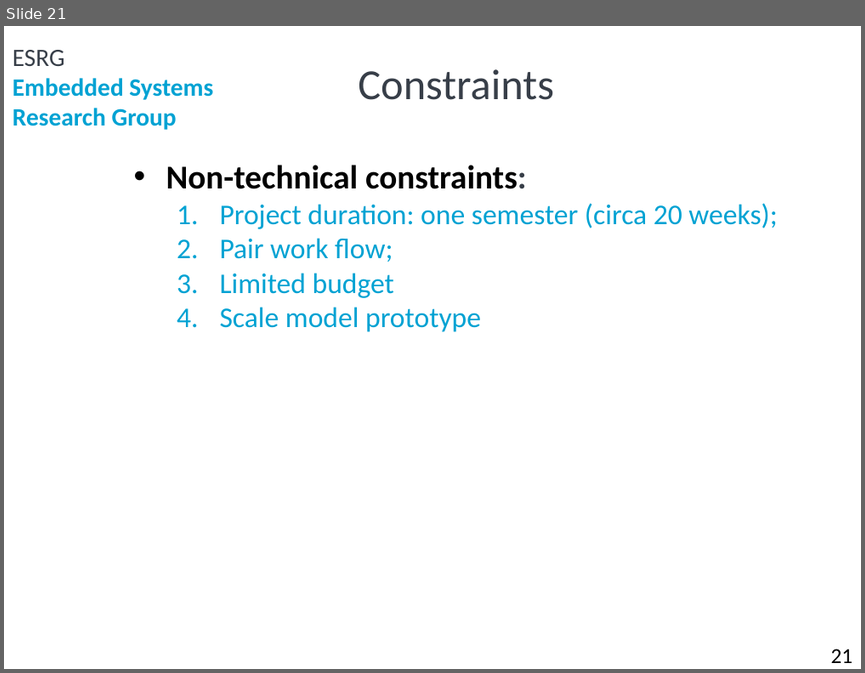
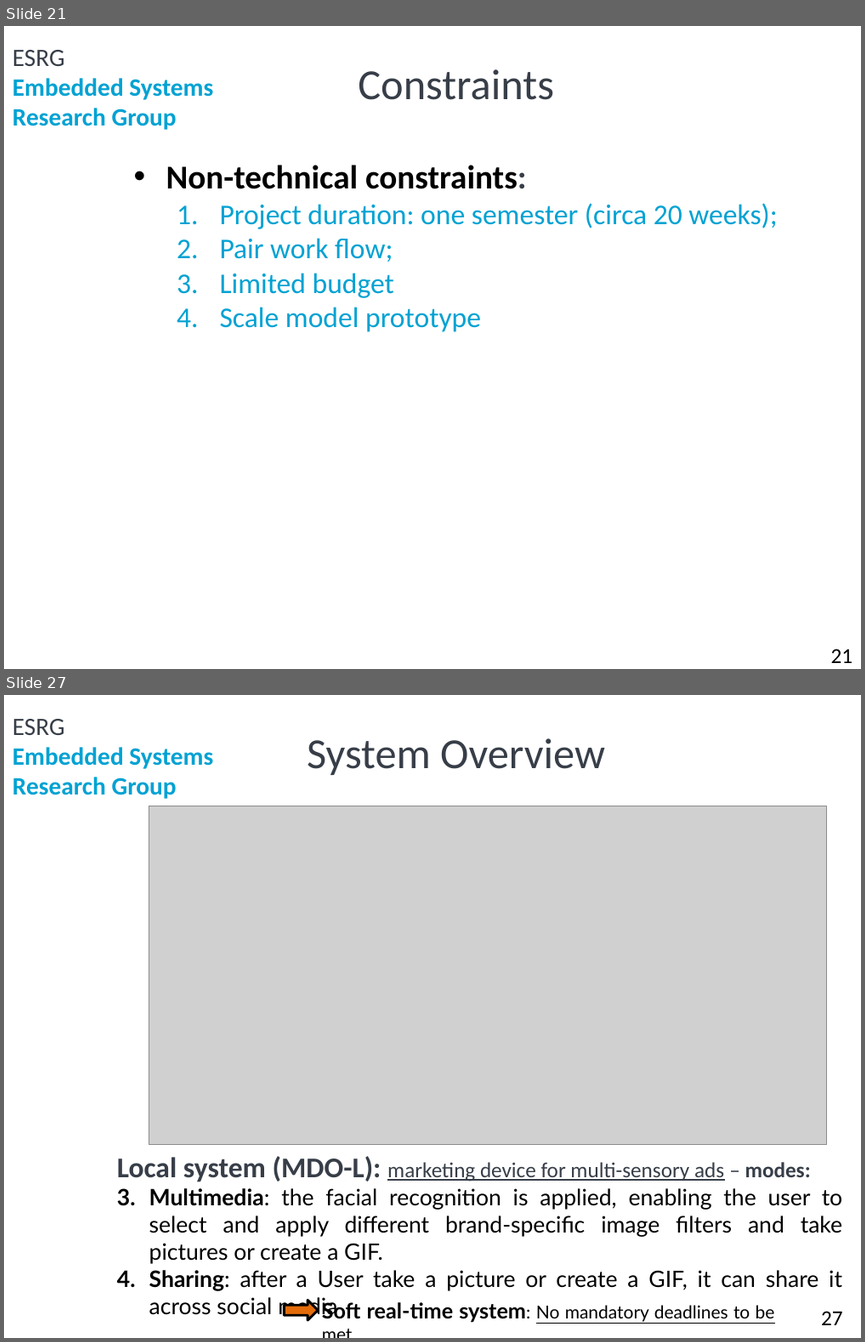
Before and after one commit to ElectroQuanta/MDO, a slide deck: Proj/presentations/Phase1_a50178_JosePires_a88258_HugoFreitas.pptx. Shown one above the other, each under a label of ours: slide 21 before the commit, slides 21 and 27 after it; the slides between them are not shown. The pictures are 865x673 and 865x1342 pixels, drawn with LibreOffice and Linux fonts; fonts in the diff are those of the drawing; grey boxes stand for pictures; background and template pictures are left out. Boxes give left, top, right and bottom in pixels: in the first picture for what was removed or moved away, otherwise in the second. Text is boxed around its words. In the diff, an @@ line names an element or a change of style, - is before the commit and + after.

```diff
--- a/Proj/presentations/Phase1_a50178_JosePires_a88258_HugoFreitas.pptx
+++ b/Proj/presentations/Phase1_a50178_JosePires_a88258_HugoFreitas.pptx
@@ slide 27 added at (4, 695, 861, 1338), background #FFFFFF; not listed: 2 template elements that a slide beside it also shows @@
@@ title added at (307, 738, 605, 775), 36 pt, text #373E48 @@
+System Overview
@@ picture added at (148, 805, 826, 1144) @@
@@ text added at (117, 1156, 843, 1318), 19 pt, text #000000 @@
+Local system (MDO-L): marketing device for multi-sensory ads – modes:
+3. Multimedia: the facial recognition is applied, enabling the user to select and apply different brand-specific image filters and take pictures or create a GIF.
+4. Sharing: after a User take a picture or create a GIF, it can share it across social media
@@ right arrow added at (284, 1300, 318, 1321), fill #E46C0A, outline #000000 2 pt @@
@@ text added at (322, 1302, 775, 1322), 15 pt, text #000000, underline @@
+  Soft real-time system: No mandatory deadlines to be met
@@ page number added at (821, 1310, 843, 1325), 18 pt, text #000000 @@
+27
```
Also in this commit, not shown: 1 slide changed, 9 other slides added.
